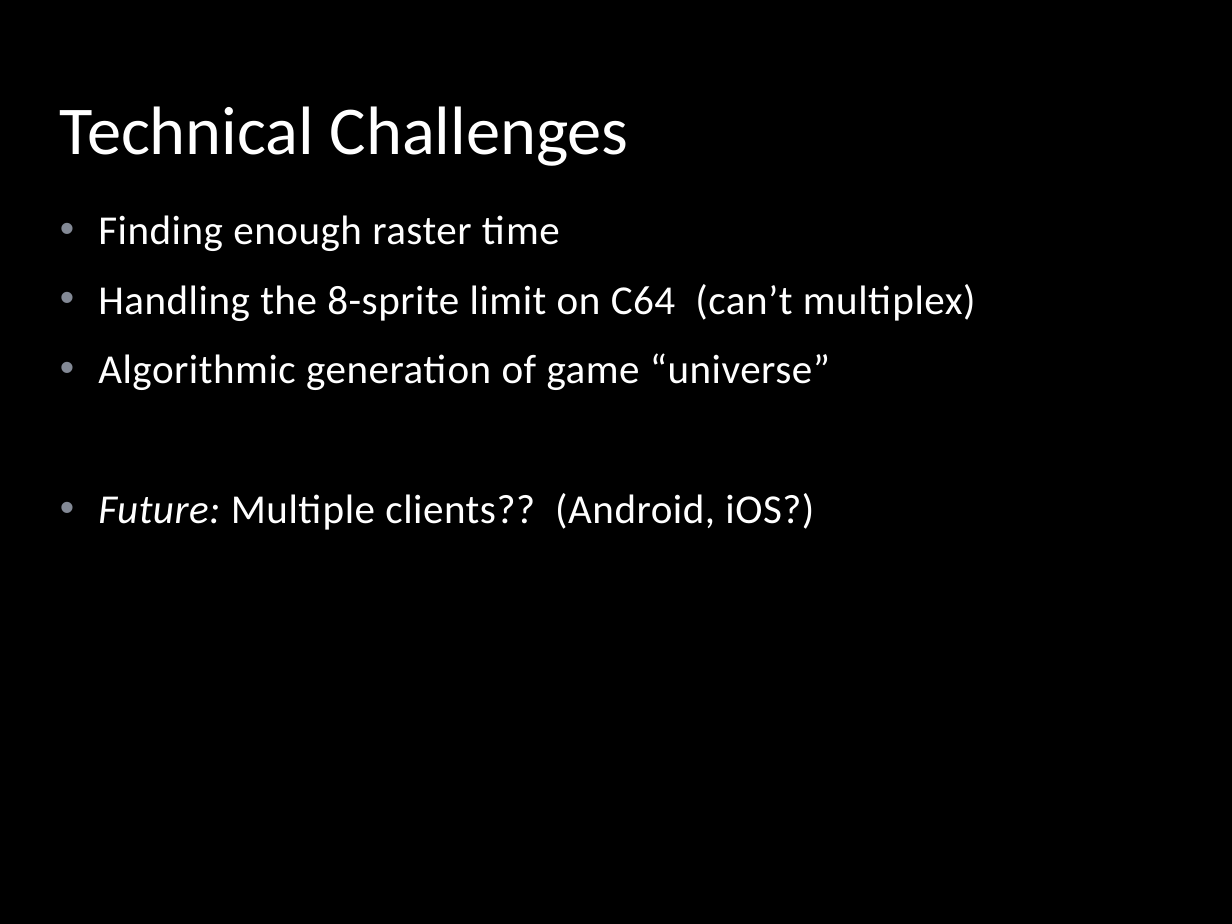
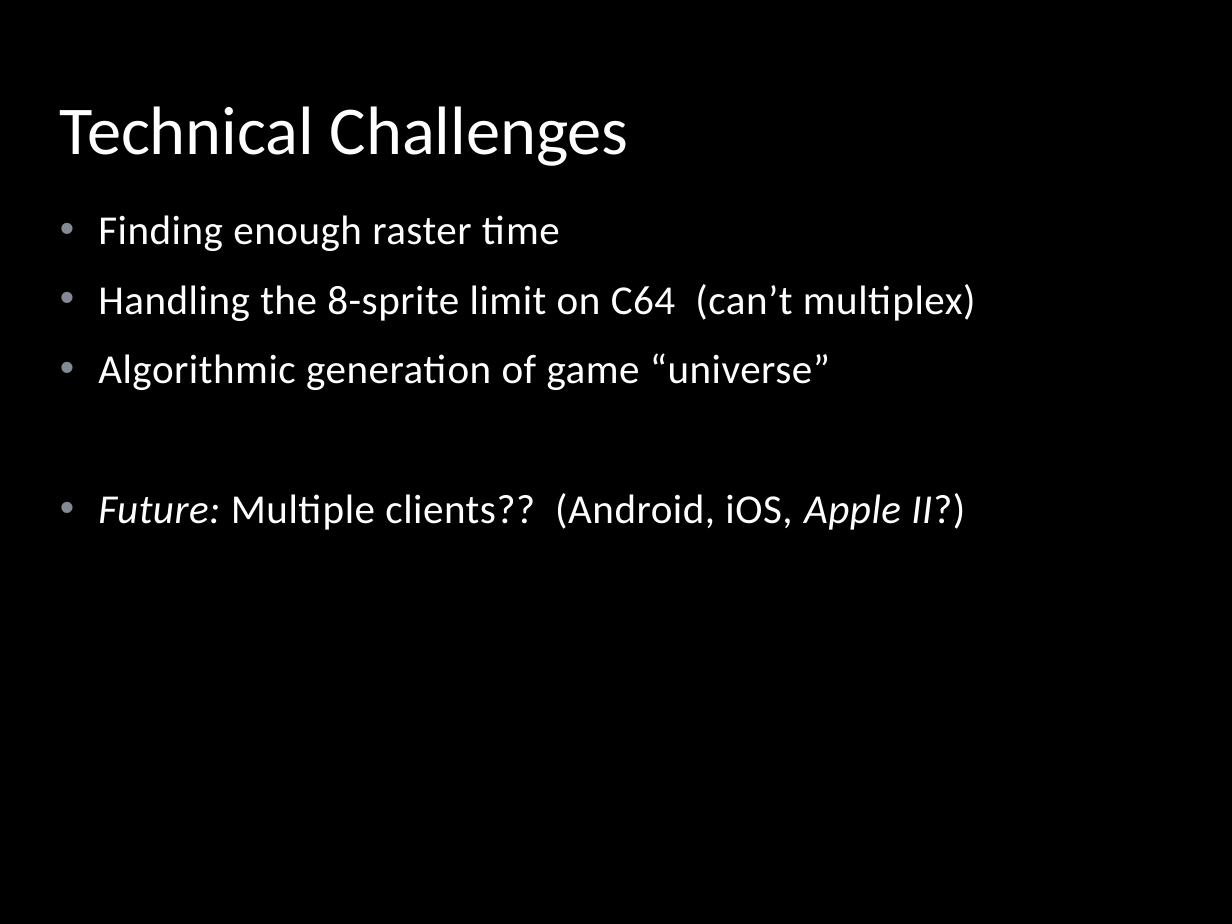
Before and after one commit to LeifBloomquist/Vortex, a slide deck: slide 10 of Docs/Vortex ECCC 2013.pptx. Drawn at 1232x924 pixels with LibreOffice and Linux fonts; fonts in the diff are those of the drawing; background and template pictures are left out. Boxes give left, top, right and bottom in pixels: in the first picture for what was removed or moved away, otherwise in the second. Text is boxed around its words. In the diff, an @@ line names an element or a change of style, - is before the commit and + after.

```diff
--- a/Docs/Vortex ECCC 2013.pptx
+++ b/Docs/Vortex ECCC 2013.pptx
@@ text at (98, 493, 965, 530): text changed @@
-• Future: Multiple clients?? (Android, iOS?)
+• Future: Multiple clients?? (Android, iOS, Apple II?)
```
Also in this commit, not shown: 4 other slides changed, 1 slide added, 2 slides removed.
